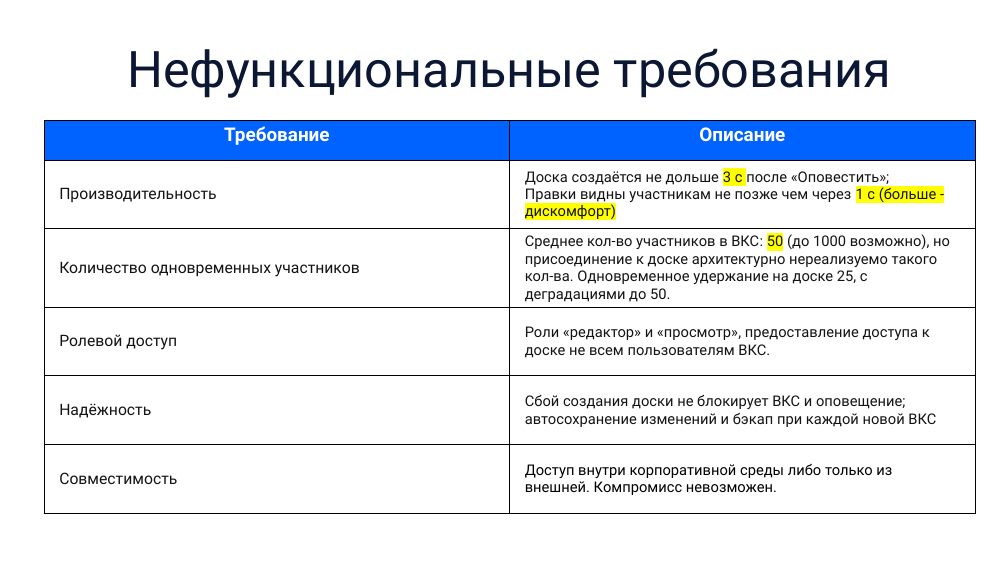
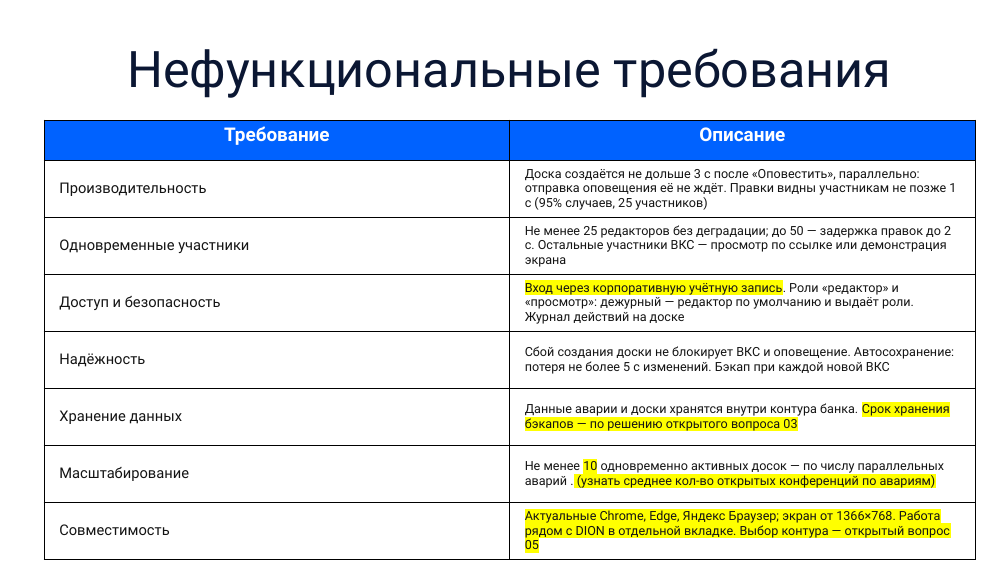
Before and after one commit to schierketsu/surf, a slide deck: slide 4 of презентация.pptx. Drawn at 1008x567 pixels with LibreOffice and Linux fonts; fonts in the diff are those of the drawing. Boxes give left, top, right and bottom in pixels: in the first picture for what was removed or moved away, otherwise in the second. Text is boxed around its words. In the diff, an @@ line names an element or a change of style, - is before the commit and + after.

Commit message:
upd2

```diff
--- a/презентация.pptx
+++ b/презентация.pptx
@@ table at (x1=44, y1=120, x2=975, y2=560) @@
-row 2: Производительность | Доска создаётся не дольше 3 с после «Оповестить»; / Правки видны участникам не позже чем через 1 с (больше - дискомфорт)
-row 3: Количество одновременных участников | Среднее кол-во участников в ВКС: 50 (до 1000 возможно), но присоединение к доске архитектурно нереализуемо такого кол-ва. Одновременное удержание на доске 25, с деградациями до 50.
-row 4: Ролевой доступ | Роли «редактор» и «просмотр», предоставление доступа к доске не всем пользователям ВКС.
-row 5: Надёжность | Сбой создания доски не блокирует ВКС и оповещение; автосохранение изменений и бэкап при каждой новой ВКС
-row 6: Совместимость | Доступ внутри корпоративной среды либо только из внешней. Компромисс невозможен.
+row 2: Производительность | Доска создаётся не дольше 3 с после «Оповестить», параллельно: отправка оповещения её не ждёт. Правки видны участникам не позже 1 с (95% случаев, 25 участников)
+row 3: Одновременные участники | Не менее 25 редакторов без деградации; до 50 — задержка правок до 2 с. Остальные участники ВКС — просмотр по ссылке или демонстрация экрана
+row 4: Доступ и безопасность | Вход через корпоративную учётную запись. Роли «редактор» и «просмотр»: дежурный — редактор по умолчанию и выдаёт роли. Журнал действий на доске
+row 5: Надёжность | Сбой создания доски не блокирует ВКС и оповещение. Автосохранение: потеря не более 5 с изменений. Бэкап при каждой новой ВКС
+row 6: Хранение данных | Данные аварии и доски хранятся внутри контура банка. Срок хранения бэкапов — по решению открытого вопроса 03
+row 7: Масштабирование | Не менее 10 одновременно активных досок — по числу параллельных аварий . (узнать среднее кол-во открытых конференций по авариям)
+row 8: Совместимость | Актуальные Chrome, Edge, Яндекс Браузер; экран от 1366×768. Работа рядом с DION в отдельной вкладке. Выбор контура — открытый вопрос 05
```
Also in this commit, not shown: 1 other slide changed.
